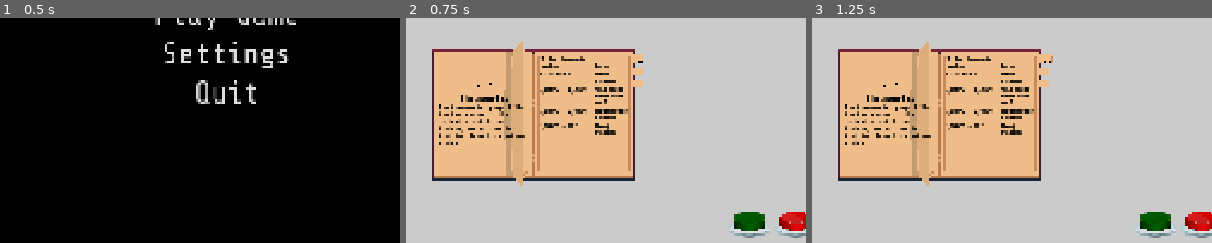
Above: before the commit, frames 1-3 (left to right).
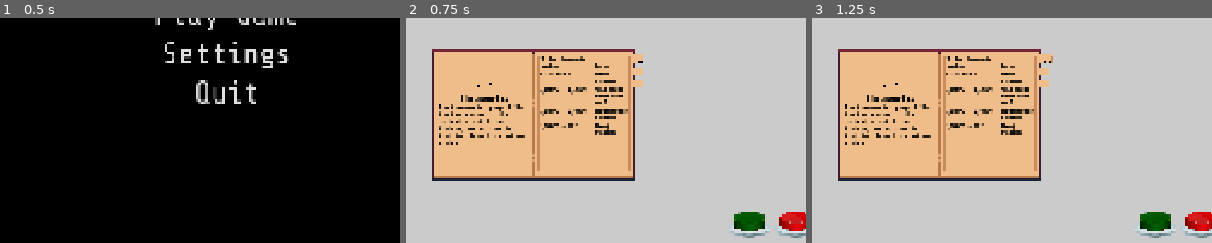
Above: after the commit, the same moments.

Repository: bukit3point0/gmtk2026
Game: Godot game, scene res://scenes/game_root.tscn
Same seed, same stepped clock (60 frames per second), same inputs: the game is played once before the commit and once after it.
Inputs:
- Up to frame 1 (0.5 s): no input
- Up to frame 2 (0.75 s): click "Play Game" at 0.5 s
- Up to frame 3 (1.25 s): no input
The pictures show only the part of the screen within x 22-72%, y 50-100%; the shares and areas given below are measured in that part.

Frame 1 is identical in both runs. In frame 2, 0.9% of the frame differs, in the area x 24-31%, y 10-75%; in frame 3, 0.9%.

Commit message:
update tab switch

Diff:
--- a/scenes/game.tscn
+++ b/scenes/game.tscn
@@ -534,8 +534,6 @@
 position = Vector2(-2, -7)
 sprite_frames = SubResource("SpriteFrames_bhunq")
 animation = &"open_book"
-frame = 3
-frame_progress = 0.41941753
 
 [node name="Pages" type="Node2D" parent="Level1/Table/InstructionBook" unique_id=714027308]
 
@@ -844,7 +842,7 @@
 theme_override_colors/default_color = Color(0, 0, 0, 1)
 theme_override_font_sizes/normal_font_size = 14
 
-[node name="Tab1Animation" type="AnimatedSprite2D" parent="Level1/Table/InstructionBook/Pages/Cody1" unique_id=1192924990]
+[node name="Tab2Animation" type="AnimatedSprite2D" parent="Level1/Table/InstructionBook/Pages/Cody1" unique_id=1192924990]
 position = Vector2(255, -103)
 sprite_frames = SubResource("SpriteFrames_riqys")
 animation = &"open_tab"
@@ -1007,7 +1005,7 @@
 theme_override_colors/default_color = Color(0, 0, 0, 1)
 theme_override_font_sizes/normal_font_size = 14
 
-[node name="Tab1Animation" type="AnimatedSprite2D" parent="Level1/Table/InstructionBook/Pages/Cody2" unique_id=617707095]
+[node name="Tab3Animation" type="AnimatedSprite2D" parent="Level1/Table/InstructionBook/Pages/Cody2" unique_id=617707095]
 position = Vector2(255, -73)
 sprite_frames = SubResource("SpriteFrames_riqys")
 animation = &"open_tab"
@@ -1037,3 +1035,5 @@
 [connection signal="input_event" from="Level1/Table/Thermometer" to="Level1/Table/Thermometer" method="_on_thermometer_input_event"]
 [connection signal="input_event" from="Level1/Table/InstructionBook" to="Level1/Table/InstructionBook" method="_on_instruction_book_input_event"]
 [connection signal="pressed" from="Level1/Table/InstructionBook/Pages/Thermometer/Button" to="Level1/Table/InstructionBook" method="_on_tab_1_button_pressed"]
+[connection signal="pressed" from="Level1/Table/InstructionBook/Pages/Cody1/Button" to="Level1/Table/InstructionBook" method="_on_tab_2_button_pressed"]
+[connection signal="pressed" from="Level1/Table/InstructionBook/Pages/Cody2/Button" to="Level1/Table/InstructionBook" method="_on_tab_3_button_pressed"]
--- a/scripts/instruction_book.gd
+++ b/scripts/instruction_book.gd
@@ -2,17 +2,22 @@
 
 @onready var tab_1_animation: AnimatedSprite2D = $Pages/Thermometer/Tab1Animation
 @onready var tab_1_animation_player: AnimationPlayer = $Pages/Thermometer/AnimationPlayer
+@onready var tab_2_animation: AnimatedSprite2D = $Pages/Cody1/Tab2Animation
+@onready var tab_2_animation_player: AnimationPlayer = $Pages/Cody1/AnimationPlayer
+@onready var tab_3_animation: AnimatedSprite2D = $Pages/Cody2/Tab3Animation
+@onready var tab_3_animation_player: AnimationPlayer = $Pages/Cody2/AnimationPlayer
 
 var instruction_book_dragging = false
 var currently_open_tab = 1
 var tab_1_opened = false
+var tab_2_opened = false
+var tab_3_opened = false
 
 signal instruction_book_drag_signal
 
 func _ready() -> void:
 	connect("instruction_book_drag_signal", Callable(self, "_set_instruction_book_drag"))
-	tab_1_animation.play("open_tab")
-	tab_1_animation_player.play("open_tab")
+	play_tab_1()
 
 func _process(_delta: float) -> void:
 	if instruction_book_dragging:
@@ -35,6 +40,60 @@
 
 func _on_tab_1_button_pressed() -> void:
 	if currently_open_tab != 1:
+		play_tab_1()
+	currently_open_tab = 1
+	close_other_tabs()
+	tab_1_opened = true
+
+func _on_tab_2_button_pressed() -> void:
+	if currently_open_tab != 2:
+		play_tab_2()
+	currently_open_tab = 2
+	close_other_tabs()
+	tab_2_opened = true
+
+func _on_tab_3_button_pressed() -> void:
+	if currently_open_tab != 3:
+		play_tab_3()
+	currently_open_tab = 3
+	close_other_tabs()
+	tab_3_opened = true
+
+func close_other_tabs() -> void:
+	match currently_open_tab:
+		1:
+			play_tab_2(false)
+			play_tab_3(false)
+		2:
+			play_tab_1(false)
+			play_tab_3(false)
+		3:
+			play_tab_1(false)
+			play_tab_2(false)
+
+func play_tab_1(open: bool = true) -> void:
+	if tab_1_opened and !open:
+		tab_1_animation.play("close_tab")
+		tab_1_animation_player.play("close_tab")
+	elif !tab_1_opened and open:
 		tab_1_animation.play("open_tab")
 		tab_1_animation_player.play("open_tab")
-	tab_1_opened = true
+	tab_1_opened = open
+
+func play_tab_2(open: bool = true) -> void:
+	if tab_2_opened and !open:
+		tab_2_animation.play("close_tab")
+		tab_2_animation_player.play("close_tab")
+	elif !tab_2_opened and open:
+		tab_2_animation.play("open_tab")
+		tab_2_animation_player.play("open_tab")
+	tab_2_opened = open
+
+func play_tab_3(open: bool = true) -> void:
+	if tab_3_opened and !open:
+		tab_3_animation.play("close_tab")
+		tab_3_animation_player.play("close_tab")
+	elif !tab_3_opened and open:
+		tab_3_animation.play("open_tab")
+		tab_3_animation_player.play("open_tab")
+	tab_3_opened = open
